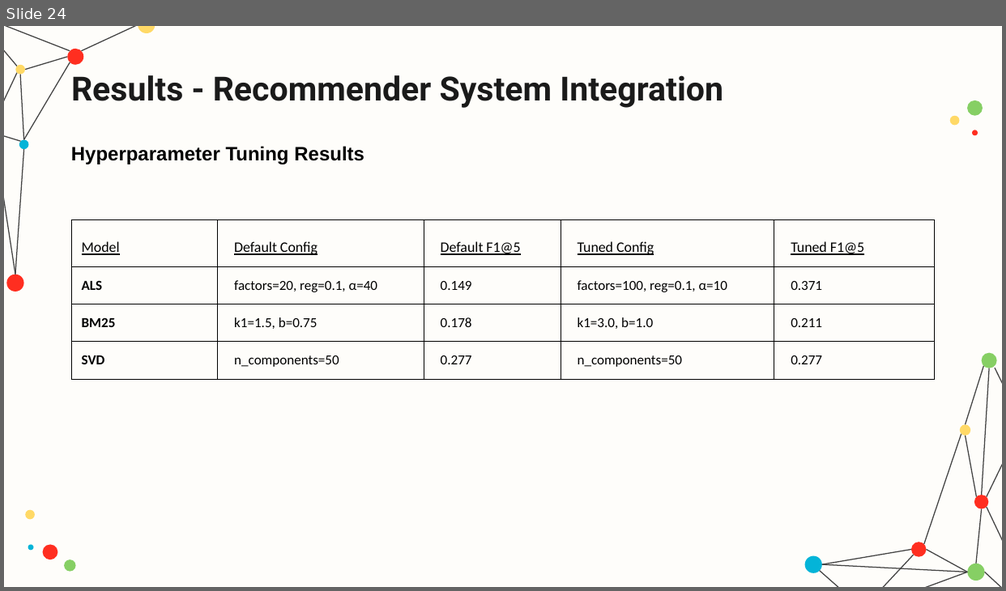
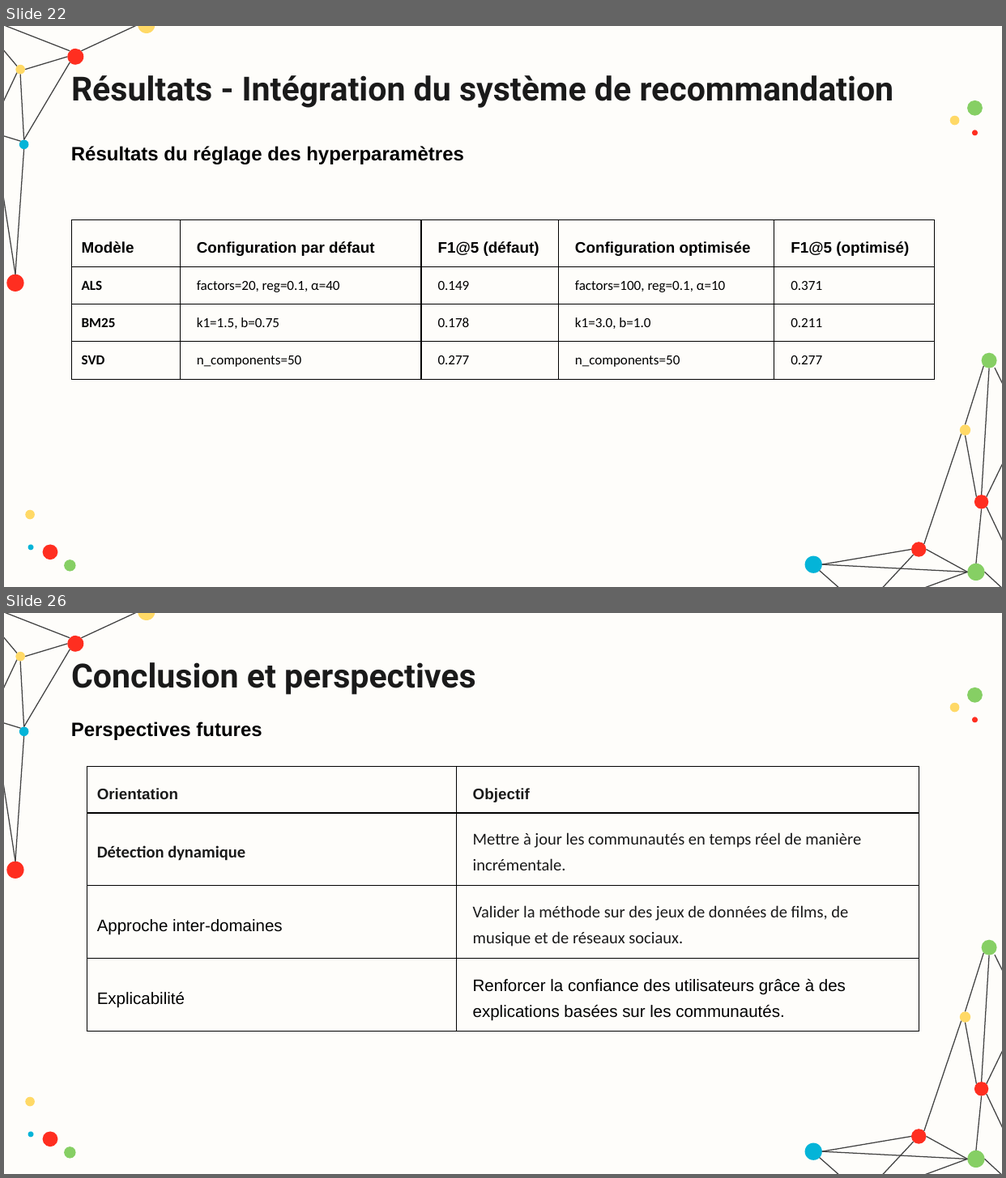
Before and after one commit to hamzamdn077/Master-Project, a slide deck: presentation.pptx. Shown one above the other, each under a label of ours: slide 24 before the commit, slides 22 and 26 after it; the slides between them are not shown. The pictures are 1006x591 and 1006x1178 pixels, drawn with LibreOffice and Linux fonts; fonts in the diff are those of the drawing. Boxes give left, top, right and bottom in pixels: in the first picture for what was removed or moved away, otherwise in the second. Text is boxed around its words. In the diff, an @@ line names an element or a change of style, - is before the commit and + after.

```diff
--- a/presentation.pptx
+++ b/presentation.pptx
@@ slide 26 added at [4, 613, 1002, 1174], background #FEFDFA; not listed: 43 template elements that a slide beside it also shows @@
@@ title added at [71, 662, 476, 695], 24 pt, text #1A1A1A, bold @@
+Conclusion et perspectives
@@ text added at [71, 722, 262, 740], 14 pt, text #000000, bold @@
+Perspectives futures
@@ table added at [87, 767, 919, 1024], 4 rows, 2 columns @@
+Orientation | Objectif
+Détection dynamique | Mettre à jour les communautés en temps réel de manière incrémentale.
+Approche inter-domaines | Valider la méthode sur des jeux de données de films, de musique et de réseaux sociaux.
+Explicabilité | Renforcer la confiance des utilisateurs grâce à des explications basées sur les communautés.
@@ what was slide 24 is now slide 22 @@
@@ slide 22 changed as well @@
@@ title at [71, 75, 894, 108]: text changed @@
-Results - Recommender System Integration
+Résultats - Intégration du système de recommandation
@@ text at [71, 146, 464, 165]: text changed @@
-Hyperparameter Tuning Results
+Résultats du réglage des hyperparamètres
@@ table at [72, 220, 935, 378] @@
-row 1: Model | Default Config | Default F1@5 | Tuned Config | Tuned F1@5
+row 1: Modèle | Configuration par défaut | F1@5 (défaut) | Configuration optimisée | F1@5 (optimisé)
```
Also in this commit, not shown: 8 other slides changed, 17 other slides added, 20 slides removed, 2 other files.
